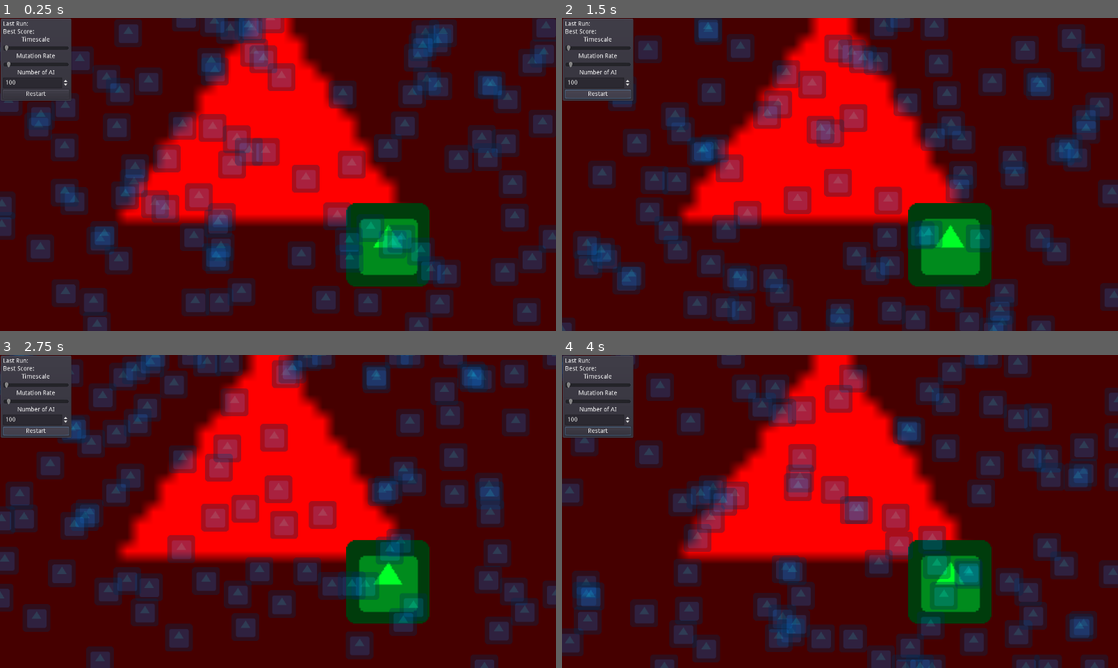
Above: before the commit, frames 1-4 (two rows, left to right).
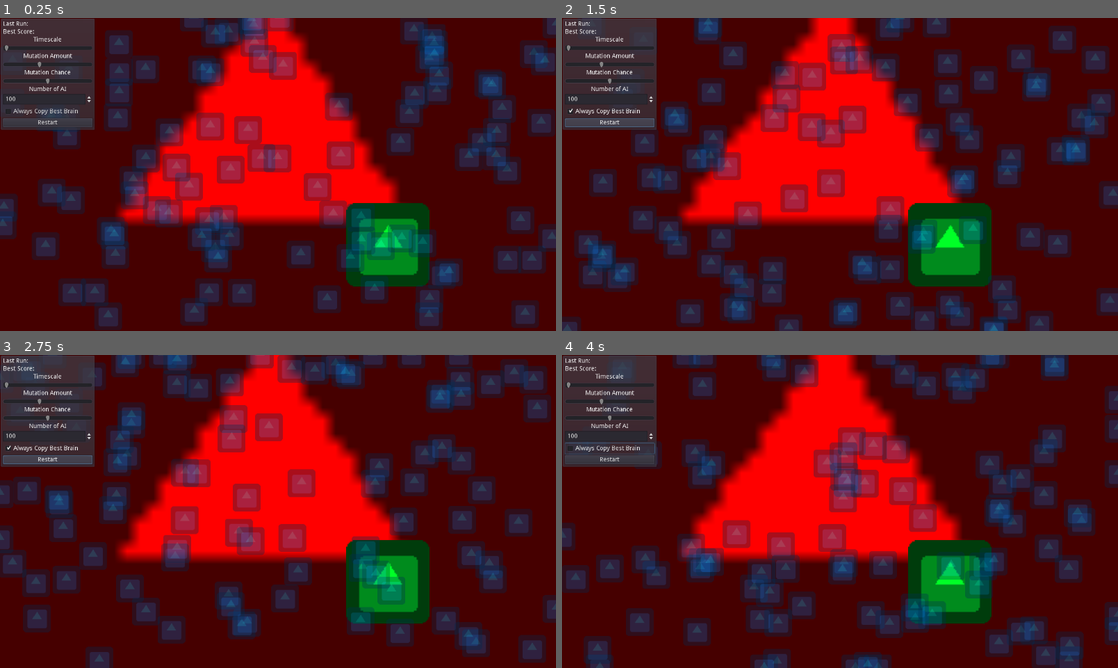
Above: after the commit, the same moments.

Repository: zomdiax5/GodotNeuralCars
Game: Godot game, scene res://Control.tscn
Two runs of this game, one before a commit and one after it. Both use one fixed random seed, a clock stepped at 60 frames per second and the inputs below. The engine's default icon, where the game draws it, is replaced by a stand-in: a white triangle on a blue panel in a dark square.
Inputs (mouse positions are in pixels of both pictures, inside the frame that each line leads up to):
- Up to frame 1 (0.25 s): no input
- Up to frame 2 (1.5 s): click (612, 111) at 0.5 s, where only the run after the commit has a clickable "Always Copy Best Brain"; click "Restart" at 1.25 s
- Up to frame 3 (2.75 s): click "Restart" at 2 s
- Up to frame 4 (4 s): click "Restart" at 2.75 s; click (612, 448) at 3.5 s, where only the run after the commit has a clickable "Always Copy Best Brain"

The runs differ from the first frame. In frame 1, 29% of the frame differs, in the area x 0-100%, y 0-100%; in frame 2, 26%; in frame 3, 41%; in frame 4, 48%.

Commit message:
More Options

Diff:
--- a/AI.gd
+++ b/AI.gd
@@ -2,6 +2,13 @@
 
 onready var net :NN = $NN
 
+########################
+# TODO WHAT TO IMPROVE
+#
+# Porting to C# might give some calculation benefits
+# Add a more fun game
+#
+#########################
 var id
 
 var horizontal :float = 0
@@ -10,7 +17,7 @@
 func _ready() -> void:
 	randomize()
 	id = int(rand_range(-9999999,9999999))
-	net.create_net([4,10,2])
+	net.create_net([4,8,2])
 
 func map_to_value(value,maximum):
 	return (value/maximum)-0.5
--- a/Control.tscn
+++ b/Control.tscn
@@ -29,72 +29,93 @@
 rect_min_size = Vector2( 1280, 720 )
 
 [node name="PanelContainer" type="PanelContainer" parent="CanvasLayer/Control"]
-margin_right = 166.0
-margin_bottom = 173.0
+self_modulate = Color( 1, 1, 1, 0.729412 )
+margin_right = 220.0
+margin_bottom = 259.0
 
 [node name="VBoxContainer" type="VBoxContainer" parent="CanvasLayer/Control/PanelContainer"]
 margin_left = 7.0
 margin_top = 7.0
-margin_right = 159.0
-margin_bottom = 185.0
+margin_right = 213.0
+margin_bottom = 252.0
 script = ExtResource( 2 )
 
 [node name="CurrentRun" type="Label" parent="CanvasLayer/Control/PanelContainer/VBoxContainer"]
-margin_right = 152.0
+margin_right = 206.0
 margin_bottom = 14.0
 text = "Last Run:"
 
 [node name="PreviusBestScore" type="Label" parent="CanvasLayer/Control/PanelContainer/VBoxContainer"]
 margin_top = 18.0
-margin_right = 152.0
+margin_right = 206.0
 margin_bottom = 32.0
 text = "Best Score:"
 
-[node name="PreviusBestScore2" type="Label" parent="CanvasLayer/Control/PanelContainer/VBoxContainer"]
+[node name="TimeText" type="Label" parent="CanvasLayer/Control/PanelContainer/VBoxContainer"]
 margin_top = 36.0
-margin_right = 152.0
+margin_right = 206.0
 margin_bottom = 50.0
 text = "Timescale"
 align = 1
 
 [node name="Timescale" type="HSlider" parent="CanvasLayer/Control/PanelContainer/VBoxContainer"]
 margin_top = 54.0
-margin_right = 152.0
+margin_right = 206.0
 margin_bottom = 70.0
 max_value = 5.0
 
-[node name="PreviusBestScore3" type="Label" parent="CanvasLayer/Control/PanelContainer/VBoxContainer"]
+[node name="MutAmountText" type="Label" parent="CanvasLayer/Control/PanelContainer/VBoxContainer"]
 margin_top = 74.0
-margin_right = 152.0
+margin_right = 206.0
 margin_bottom = 88.0
-text = "Mutation Rate"
+text = "Mutation Amount"
 align = 1
 
-[node name="MutationRate" type="HSlider" parent="CanvasLayer/Control/PanelContainer/VBoxContainer"]
+[node name="MutationAmount" type="HSlider" parent="CanvasLayer/Control/PanelContainer/VBoxContainer"]
 margin_top = 92.0
-margin_right = 152.0
+margin_right = 206.0
 margin_bottom = 108.0
-max_value = 0.1
+max_value = 0.01
 step = 0.001
 value = 0.004
 
-[node name="PreviusBestScore4" type="Label" parent="CanvasLayer/Control/PanelContainer/VBoxContainer"]
+[node name="MutChanceText" type="Label" parent="CanvasLayer/Control/PanelContainer/VBoxContainer"]
 margin_top = 112.0
-margin_right = 152.0
+margin_right = 206.0
 margin_bottom = 126.0
+text = "Mutation Chance"
+align = 1
+
+[node name="MutationChance" type="HSlider" parent="CanvasLayer/Control/PanelContainer/VBoxContainer"]
+margin_top = 130.0
+margin_right = 206.0
+margin_bottom = 146.0
+step = 0.001
+value = 50.0
+
+[node name="AiNumText" type="Label" parent="CanvasLayer/Control/PanelContainer/VBoxContainer"]
+margin_top = 150.0
+margin_right = 206.0
+margin_bottom = 164.0
 text = "Number of AI"
 align = 1
 
 [node name="NumberOfAI" type="SpinBox" parent="CanvasLayer/Control/PanelContainer/VBoxContainer"]
-margin_top = 130.0
-margin_right = 152.0
-margin_bottom = 154.0
+margin_top = 168.0
+margin_right = 206.0
+margin_bottom = 192.0
 min_value = 1.0
-max_value = 2000.0
+max_value = 10000.0
 value = 100.0
 
+[node name="CopyBrain" type="CheckBox" parent="CanvasLayer/Control/PanelContainer/VBoxContainer"]
+margin_top = 196.0
+margin_right = 206.0
+margin_bottom = 220.0
+text = "Always Copy Best Brain"
+
 [node name="Restart" type="Button" parent="CanvasLayer/Control/PanelContainer/VBoxContainer"]
-margin_top = 158.0
-margin_right = 152.0
-margin_bottom = 178.0
+margin_top = 224.0
+margin_right = 206.0
+margin_bottom = 244.0
 text = "Restart"
--- a/Global.gd
+++ b/Global.gd
@@ -1,10 +1,13 @@
 extends Node
 
-var mutation_rate :float = 0.001
+var mutation_amount :float = 0.001
+var mutation_chance :float = 50
 
 var timescale :float = 1.0
 
 var amount_of_AI :int = 100
+
+var always_copy_brain :bool = false
 
 signal next_run(number,best)
 signal restart
--- a/NNode.gd
+++ b/NNode.gd
@@ -23,7 +23,7 @@
 	return value
 
 func mutate():
-	var weight_diff = Global.mutation_rate
+	var weight_diff = Global.mutation_amount
 	for i in range(0,weights.size()):
 		var max_p :float = 0.9
 		var max_n :float = 0.9
--- a/Trainer.gd
+++ b/Trainer.gd
@@ -18,7 +18,7 @@
 		add_child(scene)
 		scene.global_position = Vector2(rand_range(0,1280),rand_range(0,720))
 
-func _process(delta:float):
+func _physics_process(delta:float):
 	Engine.time_scale = Global.timescale
 	if timer > 7:
 		next_run()
@@ -45,13 +45,14 @@
 		node.global_position = Vector2(rand_range(0,1280),rand_range(0,720))
 
 	for node in get_children():
-		#need to run again to update with brainiest brain
-		if node == best_node or rand_range(0,100) < 65: # Lets keep the winner the same to prevent unlearning
-			pass
-		else:
+		if Global.always_copy_brain and node != best_node:
+			node.net.neural_net = null
+			node.net.neural_net = best_node.net.neural_net.duplicate()
+		if rand_range(0,100) < Global.mutation_chance and node != best_node:
 			node.net.neural_net = null
 			node.net.neural_net = best_node.net.neural_net.duplicate()
 			node.net.mutate()
+
 
 	print("Starting round %s..." % run)
 	print("Previous best score: %s" % best_score)
--- a/UI.gd
+++ b/UI.gd
@@ -3,9 +3,12 @@
 func _ready() -> void:
 	Global.connect("next_run",self,"next")
 	$Timescale.connect("value_changed",Global,"setval",["timescale"])
-	$MutationRate.connect("value_changed",Global,"setval",["mutation_rate"])
+	$MutationAmount.connect("value_changed",Global,"setval",["mutation_amount"])
+	$MutationChance.connect("value_changed",Global,"setval",["mutation_chance"])
 	$NumberOfAI.connect("value_changed",Global,"setval",["amount_of_AI"])
+	$CopyBrain.connect("toggled",Global,"setval",["always_copy_brain"])
 	$Restart.connect("pressed",Global,"emit_signal",["restart"])
+
 #func _process(delta: float) -> void:
 	#print(Global.timescale)
 
--- a/project.godot
+++ b/project.godot
@@ -38,6 +38,7 @@
 
 window/size/width=1280
 window/size/height=720
+window/stretch/mode="viewport"
 
 [gui]
 
